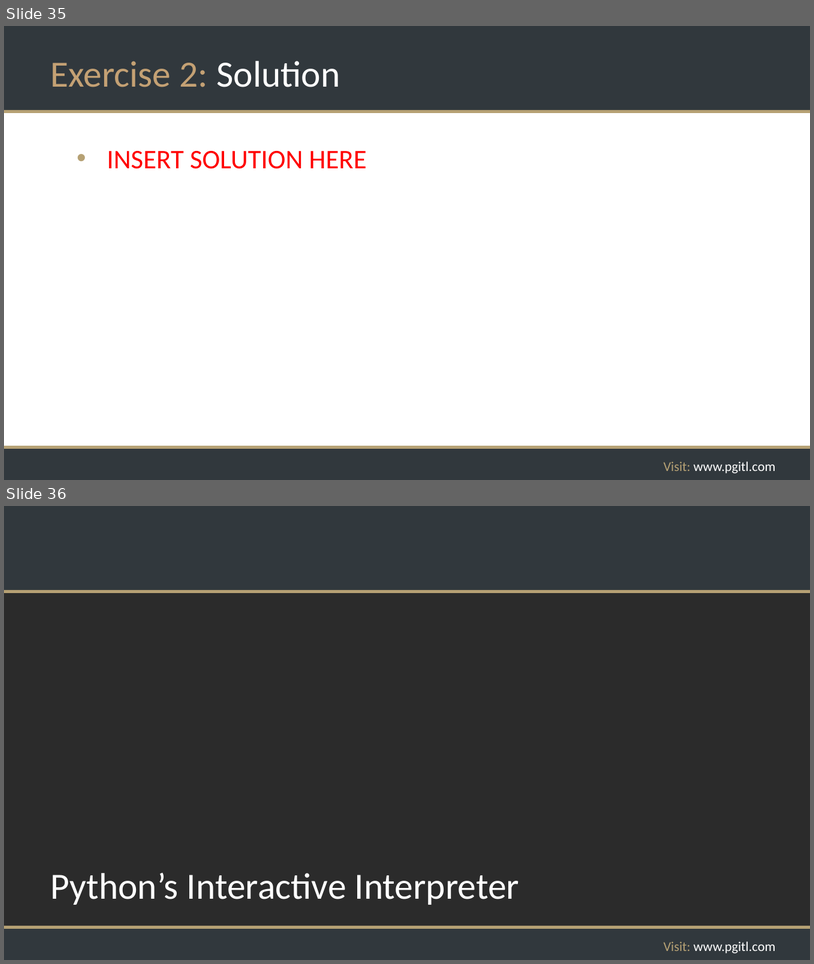
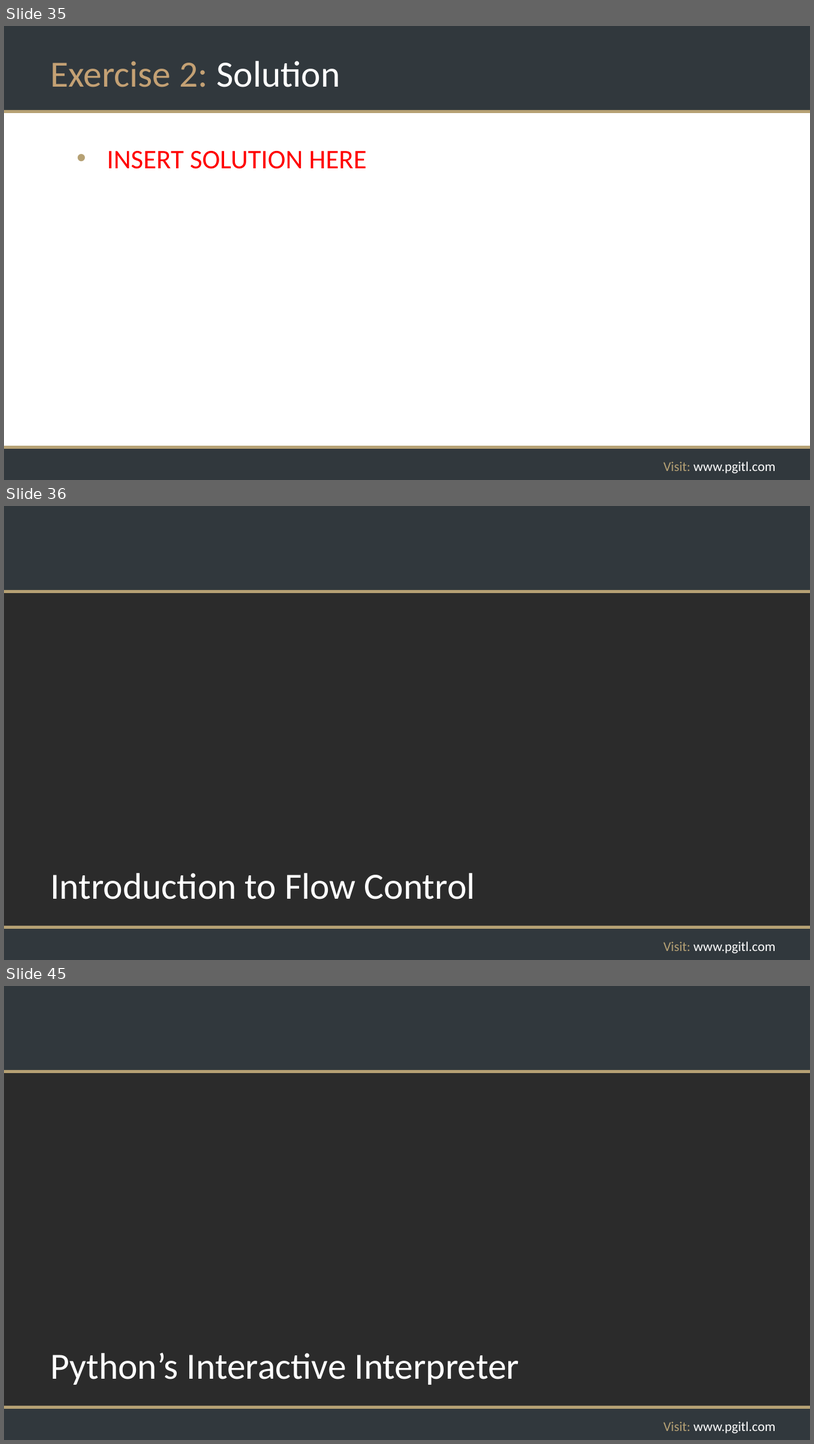
Before and after one commit to rikkouri/project-a, a slide deck: Programming Foundations.pptx. Shown one above the other, each under a label of ours: slides 35 and 36 before the commit, slides 35, 36 and 45 after it; the slides between them are not shown. The pictures are 814x964 and 814x1444 pixels, drawn with LibreOffice and Linux fonts; fonts in the diff are those of the drawing; background and template pictures are left out; a plain dark background stands for a picture behind light text. Boxes give left, top, right and bottom in pixels: in the first picture for what was removed or moved away, otherwise in the second. Text is boxed around its words. In the diff, an @@ line names an element or a change of style, - is before the commit and + after.

```diff
--- a/Programming Foundations.pptx
+++ b/Programming Foundations.pptx
@@ slide 36 added at [4, 506, 810, 960], background picture (left out); not listed: 5 template elements that a slide beside it also shows @@
@@ title added at [50, 873, 476, 899], 44 pt, text #FFFFFF @@
+Introduction to Flow Control
@@ what was slide 36 is now slide 45 @@
```
Also in this commit, not shown: 1 slide changed, 13 other slides added.
